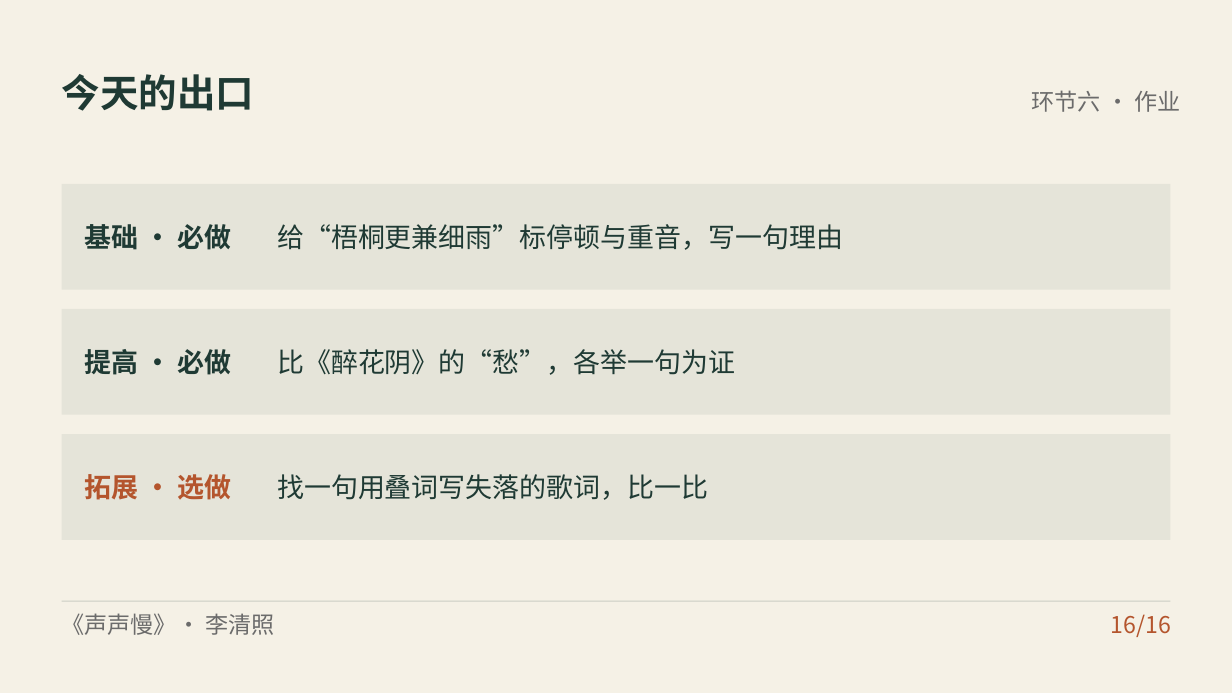
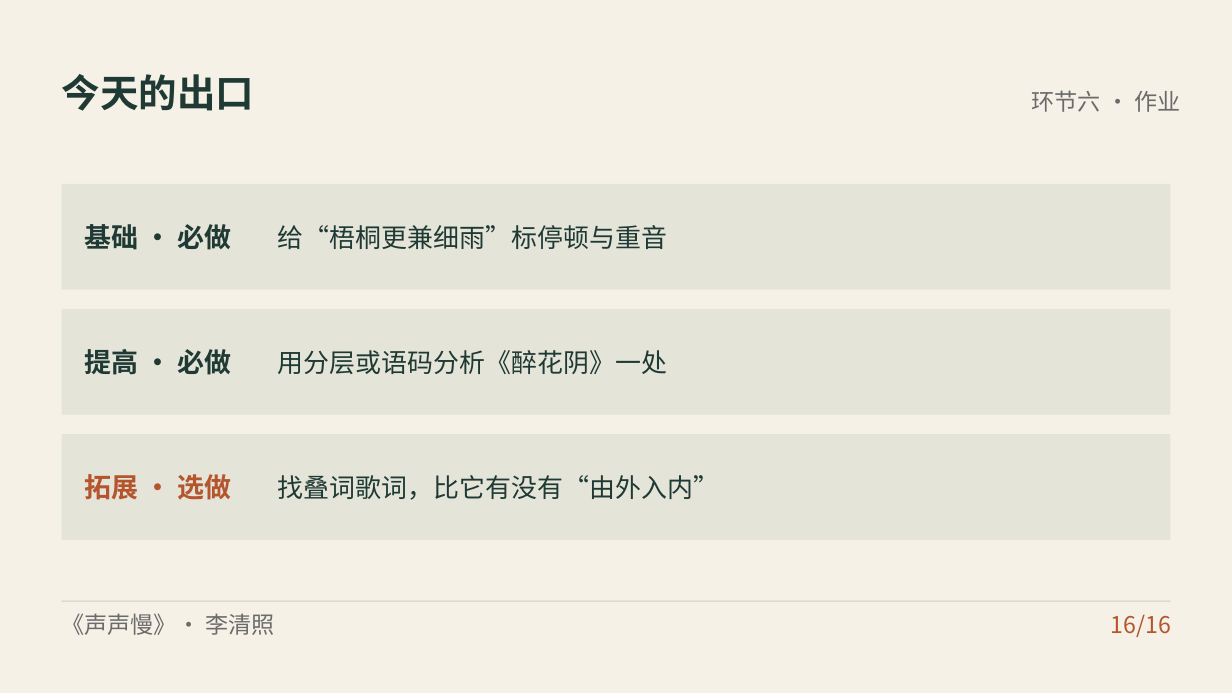
Before and after one commit to zhshy/gaozhong-yuwen-design-orchestrator, a slide deck: slide 16 of examples/声声慢/课件/声声慢.pptx. Drawn at 1232x693 pixels with LibreOffice and Linux fonts; fonts in the diff are those of the drawing. Boxes give left, top, right and bottom in pixels: in the first picture for what was removed or moved away, otherwise in the second. Text is boxed around its words. In the diff, an @@ line names an element or a change of style, - is before the commit and + after.

```diff
--- a/examples/声声慢/课件/声声慢.pptx
+++ b/examples/声声慢/课件/声声慢.pptx
@@ text at [277,225,667,249]: text changed; size 21 to 20.2 pt @@
-给“梧桐更兼细雨”标停顿与重音，写一句理由
+给“梧桐更兼细雨”标停顿与重音
@@ text at [277,350,667,374]: text changed; size 21 to 20.2 pt @@
-比《醉花阴》的“愁”，各举一句为证
+用分层或语码分析《醉花阴》一处
@@ text at [277,475,719,500]: text changed; size 21 to 20.2 pt @@
-找一句用叠词写失落的歌词，比一比
+找叠词歌词，比它有没有“由外入内”
```
Also in this commit, not shown: 12 other slides changed, 2 slides added, 2 slides removed, 26 other files.
